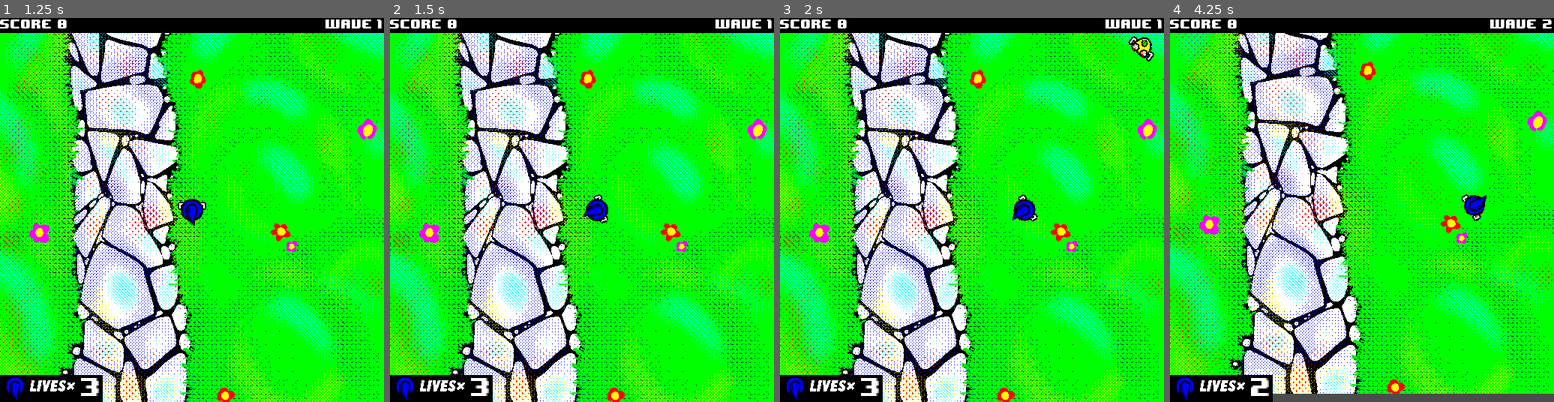
Above: before the commit, frames 1-4 (left to right).
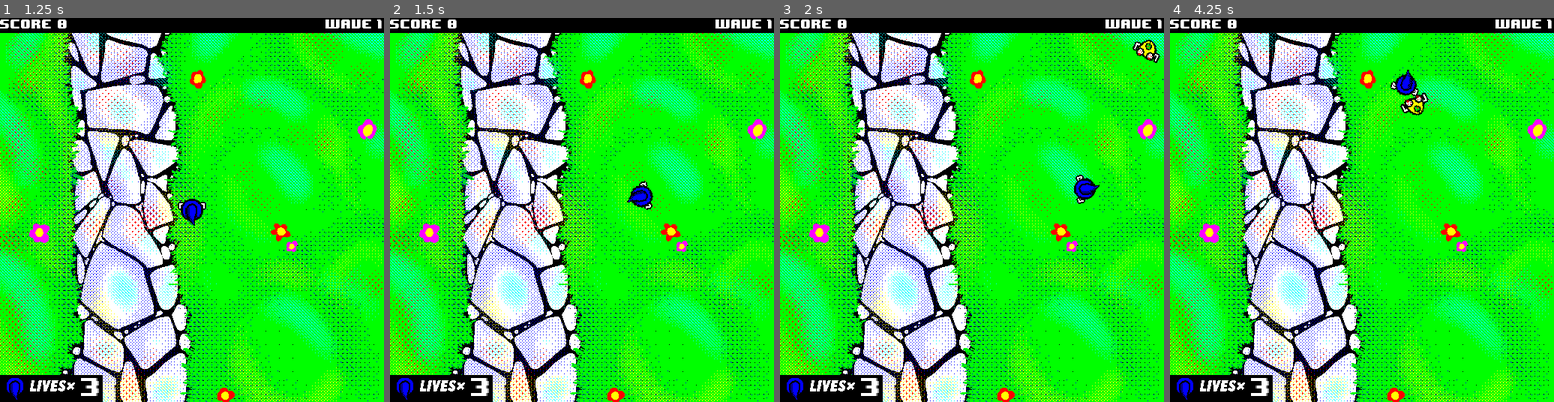
Above: after the commit, the same moments.

Repository: taylorhansen/Blue-vs-The-Sandwich-Invasion
Game: Godot game, scene res://main-menu/MainMenu.tscn
The game is run twice, just before and just after one commit, with the same random seed, the same clock (stepped at 60 frames per second) and the same inputs.
Inputs (mouse positions are in pixels of both pictures, inside the frame that each line leads up to):
- Up to frame 1 (1.25 s): click "Start" at 0.5 s
- Up to frame 2 (1.5 s): tap Enter at 1.25 s; move the mouse to (666, 190) at 1.27 s; hold D (move_right) from 1.28 s (still down); hold Space (dash) from 1.28 s (still down)
- Up to frame 3 (2 s): keep holding D (move_right); keep holding Space (dash)
- Up to frame 4 (4.25 s): move the mouse to (1285, 229) at 2.02 s; release D (move_right) at 2.03 s; release Space (dash) at 2.03 s; hold S (move_down) 2.03-2.78 s; tap Space (dash) at 2.1, 3.05, 3.6 s; move the mouse to (1400, 125) at 2.77 s; press the mouse at (1400, 125) at 2.78 s; hold D (move_right) 2.78-3.53 s; move the mouse to (1342, 286) at 3.52 s; release the mouse at (1342, 286) at 3.53 s; hold W (move_up) from 3.53 s (still down)

Frame 1 is identical in both runs. In frame 2, 0.6% of the frame differs, in the area x 50-69%, y 42-54%; in frame 3, 0.9%; in frame 4, 28%, in the area x 0-100%, y 0-100%.

Commit message:
Add dash ability

Diff:
--- a/player/Player.tscn
+++ b/player/Player.tscn
@@ -13,7 +13,7 @@
 custom_solver_bias = 0.0
 radius = 16.0
 
-[node name="Player" type="Area2D" groups=[
+[node name="Player" type="Area2D" index="0" groups=[
 "player",
 ]]
 
@@ -77,4 +77,11 @@
 anims/ShootFireball = ExtResource( 7 )
 blend_times = [  ]
 
+[node name="DashCooldown" type="Timer" parent="." index="8"]
+
+process_mode = 1
+wait_time = 0.3
+one_shot = true
+autostart = false
+
 [connection signal="area_entered" from="." to="." method="_on_area_entered"]
--- a/player/player.gd
+++ b/player/player.gd
@@ -10,20 +10,41 @@
 # right now just a 32px margin on all sides
 const BOUNDS = Rect2(Vector2(32, 32), Vector2(480, 480))
 
+# initial dash speed in pixels/second
+const DASH_SPEED = 500
+
+# deceleration of dash in pixels/second/second
+const DASH_DECAY = 1000
+
 # player movement speed in pixels/second
 export(float) var MOVEMENT_SPEED = 100
 
 # fireball speed in pixels/second
 export(float) var FIREBALL_SPEED = 500
 
+var _velocity = Vector2()
+var _is_dashing = false
+
 func _ready():
     $HatAnimation.play("Hat")
 
 func _process(delta):
     # move around
-    var velocity = MOVEMENT_SPEED * \
-        Vector2(_get_horizontal_input(), _get_vertical_input())
-    transform.origin += velocity * delta
+    if not _is_dashing:
+        # can use arrow keys
+        _velocity = MOVEMENT_SPEED * \
+            Vector2(_get_horizontal_input(), _get_vertical_input())
+
+    transform.origin += _velocity * delta
+
+    if _is_dashing:
+        # decay the dash velocity
+        print(_velocity)
+        _velocity = _velocity.normalized() * (_velocity.length() - DASH_DECAY * delta)
+        if _velocity.length() < MOVEMENT_SPEED:
+            # once it gets back down to movement speed, we're no longer dashing
+            _is_dashing = false
+            $DashCooldown.start()
 
     # clamp position within the boundaries
     transform.origin.x = clamp(transform.origin.x, BOUNDS.position.x, \
@@ -39,6 +60,20 @@
     if Input.is_action_pressed("shoot_fireball") and \
         not $HandAnimation.is_playing():
         $HandAnimation.play("ShootFireball")
+
+func _input(event):
+    if event.is_action_pressed("dash") and _can_dash():
+        _dash()
+
+func _on_area_entered(area):
+    """
+    Called when another area collides with this one.
+    """
+    if area.is_in_group("enemies"):
+        # player was hit by an enemy
+        emit_signal("hit")
+        # enemy also dies as a result
+        area.emit_signal("dead")
 
 func _get_horizontal_input():
     """
@@ -64,12 +99,16 @@
     fireball.speed = FIREBALL_SPEED
     $Fireballs.add_child(fireball)
 
-func _on_area_entered(area):
+func _can_dash():
     """
-    Called when another area collides with this one.
+    Checks whether or not the player is able to dash.
     """
-    if area.is_in_group("enemies"):
-        # player was hit by an enemy
-        emit_signal("hit")
-        # enemy also dies as a result
-        area.emit_signal("dead")
+    return not _is_dashing and $DashCooldown.is_stopped()
+
+func _dash():
+    """
+    Performs a dash.
+    """
+    # set an impulse for the dash
+    _velocity = DASH_SPEED * transform.x.normalized()
+    _is_dashing = true
--- a/world/World.tscn
+++ b/world/World.tscn
@@ -10,7 +10,7 @@
 [ext_resource path="res://world/background.png" type="Texture" id=8]
 [ext_resource path="res://world/camera.gd" type="Script" id=9]
 
-[node name="World" type="Node" index="0"]
+[node name="World" type="Node"]
 
 script = ExtResource( 1 )
 POINTS_PER_SANDWICH = 25
